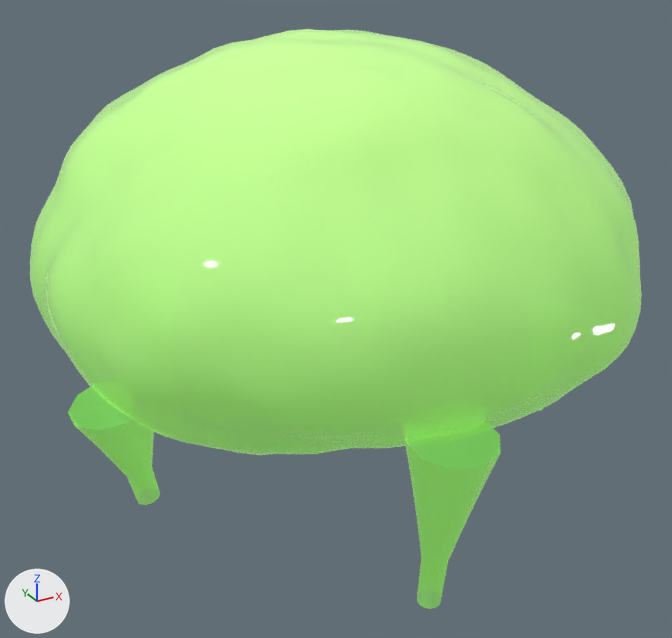
Renders of the glTF model art/artifacts/models/slime.glb from each side of a commit.
Rendered twice from a 50 mm lens placed at (-0.0627, -0.1124, 0.0496), pointed at (-0.0018, -0.0018, -0.0057). Arrows for +X, +Y and +Z are at lower left; the lights stay in place. The older version comes first.

The scene before the commit, as lines of its bpy script (objects in view):
```python
mat_slime_mat = bpy.data.materials.new('slime_mat')
mat_slime_mat.use_nodes = True; mat_slime_mat.node_tree.nodes.clear()
_N = mat_slime_mat.node_tree.nodes; _L = mat_slime_mat.node_tree.links
n0 = _N.new('ShaderNodeBsdfPrincipled'); n0.name = 'Principled BSDF'
n0.inputs[2].default_value = 0.05  # 'Roughness'
n0.inputs[27].default_value = (0.12, 0.3, 0.05, 1.0)  # 'Emission Color', green #61953f
n0.inputs[28].default_value = 1.0  # 'Emission Strength'
n1 = _N.new('ShaderNodeOutputMaterial'); n1.name = 'Material Output'
n2 = _N.new('ShaderNodeMath'); n2.name = 'Math'
n2.operation = 'MULTIPLY'
n2.inputs[1].default_value = 0.8  # 'Value'
n3 = _N.new('ShaderNodeVertexColor'); n3.name = 'Color Attribute'
_L.new(n0.outputs[0], n1.inputs[0])  # 'BSDF' to 'Surface'
_L.new(n2.outputs[0], n0.inputs[4])  # 'Value' to 'Alpha'
_L.new(n3.outputs[0], n0.inputs[0])  # 'Color' to 'Base Color'
_L.new(n3.outputs[1], n2.inputs[0])  # 'Alpha' to 'Value'
me_slime = bpy.data.meshes.new('slime')
me_slime.from_pydata(...)  # 2962 vertices, 5820 faces; spans x -0.0425..0.0425, y -0.041..0.041, z -0.0349..0.0349
me_slime.materials.append(mat_slime_mat)
ob_slime = bpy.data.objects.new('slime', me_slime)
ob_slime.location = (0.0, 0.0, 0.0)
```
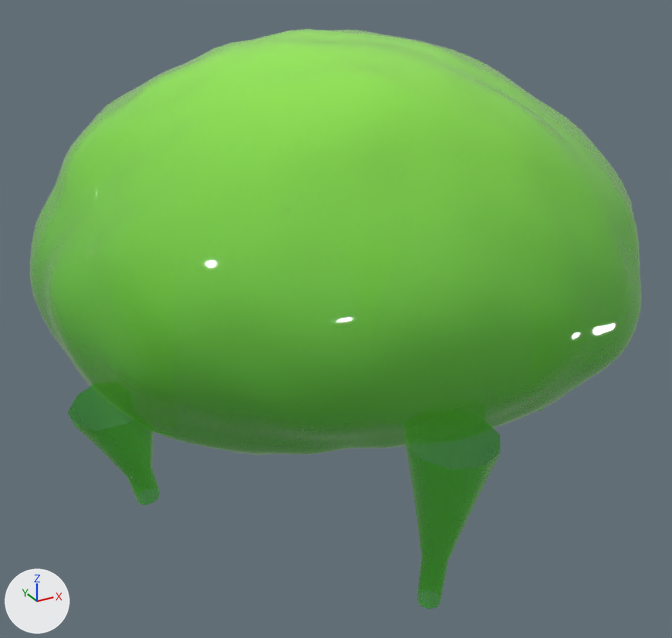
What differs and where, as boxes (x1, y1, x2, y2) in the pictures (672 x 638 px):
'slime', recoloured (darker)
    both: (30, 29, 641, 609)
part 1 of me_slime, recoloured (darker)
    both: (30, 29, 641, 408)
part 2 of me_slime, recoloured (darker)
    both: (32, 286, 640, 609)

Patch to the scene script:
```diff
--- a/art/artifacts/models/slime.glb.py
+++ b/art/artifacts/models/slime.glb.py
@@ mat_slime_mat @@
 n0 = _N.new('ShaderNodeBsdfPrincipled'); n0.name = 'Principled BSDF'
 n0.inputs[2].default_value = 0.05  # 'Roughness'
-n0.inputs[27].default_value = (0.12, 0.3, 0.05, 1.0)  # 'Emission Color', green #61953f
+n0.inputs[27].default_value = (0.0134, 0.0732, 0.00394, 1.0)  # 'Emission Color', dark green #1f4c0d
 n0.inputs[28].default_value = 1.0  # 'Emission Strength'
@@ me_slime @@
 me_slime.from_pydata(...)  # 2962 vertices, 5820 faces; spans x -0.0425..0.0425, y -0.041..0.041, z -0.0349..0.0349
 # used by ob_slime; location = (0.0, 0.0, 0.0)
+# me_slime part 1: 2803 faces centred in x -0.0424..0.0425, y -0.0399..0.041, z 0.0017..0.0348 are repainted in the vertex colours; the middle colour goes from green #bae88d to green #7dce44
+# me_slime part 2: 3017 faces centred in x -0.042..0.0419, y -0.0402..0.04, z -0.0336..0.0017 are repainted in the vertex colours; the middle colour goes from green #7cc361 to green #338b1f
 me_slime.materials.append(mat_slime_mat)
```
